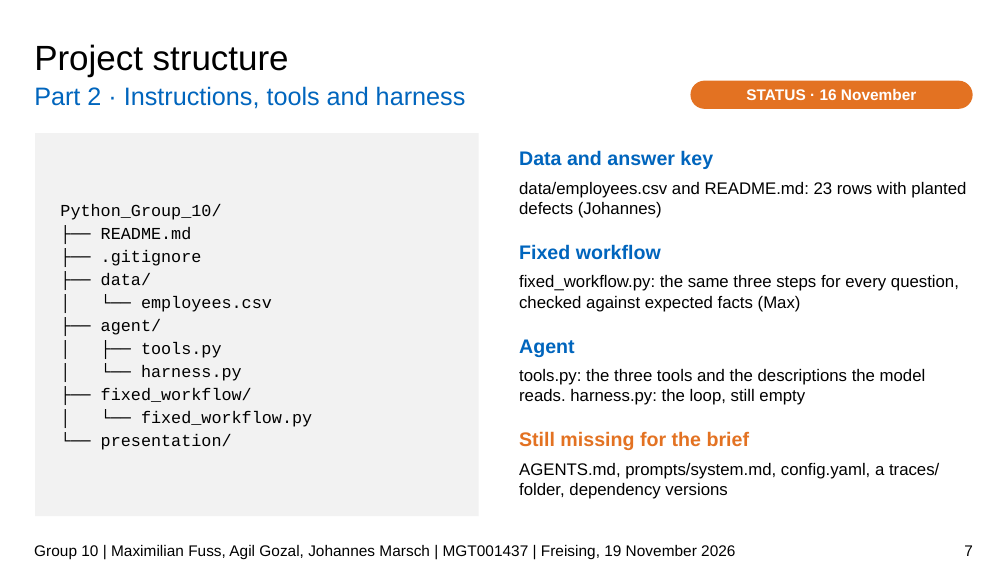
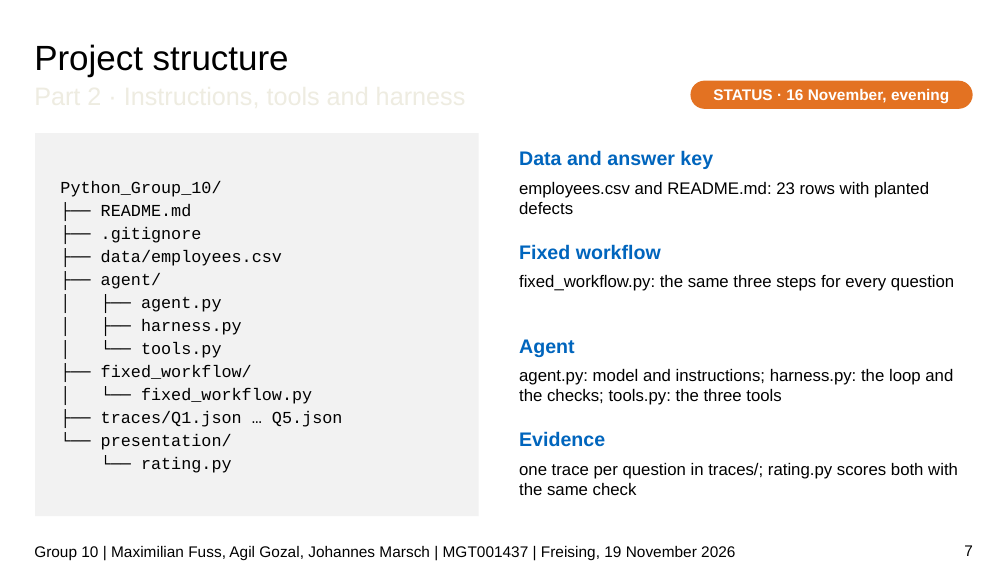
Before and after one commit to JPMarsch/Python_Group_10, a slide deck: slide 7 of presentation/G10_presentation_draft.pptx. Drawn at 1008x567 pixels with LibreOffice and Linux fonts; fonts in the diff are those of the drawing; background and template pictures are left out. Boxes give left, top, right and bottom in pixels: in the first picture for what was removed or moved away, otherwise in the second. Text is boxed around its words. In the diff, an @@ line names an element or a change of style, - is before the commit and + after.

```diff
--- a/presentation/G10_presentation_draft.pptx
+++ b/presentation/G10_presentation_draft.pptx
@@ text "Part 2 · Instructions, tools ..." at box(34, 76, 973, 111): text colour #0065BD to #EEECE1 @@
@@ text in rounded rectangle at box(713, 89, 949, 104): text changed @@
-STATUS · 16 November
+STATUS · 16 November, evening
@@ text at box(519, 182, 929, 214): text changed @@
-data/employees.csv and README.md: 23 rows with planted defects (Johannes)
+employees.csv and README.md: 23 rows with planted defects
@@ text in rectangle at box(101, 250, 282, 266): text changed @@
-├── data/
-│ └── employees.csv
+├── data/employees.csv
@@ text in rectangle at box(141, 297, 242, 358): text changed @@
-│ ├── tools.py
-│ └── harness.py
+│ ├── agent.py
+│ ├── harness.py
+│ └── tools.py
@@ text at box(519, 275, 954, 291): text changed @@
-fixed_workflow.py: the same three steps for every question, checked against expected facts (Max)
+fixed_workflow.py: the same three steps for every question
@@ text at box(519, 369, 953, 405): text changed @@
-tools.py: the three tools and the descriptions the model reads. harness.py: the loop, still empty
+agent.py: model and instructions; harness.py: the loop and the checks; tools.py: the three tools
@@ text in rectangle at box(101, 411, 343, 427): paragraph added @@
+├── traces/Q1.json … Q5.json
@@ text at box(519, 431, 605, 447): text changed; text colour #E37222 to #0065BD @@
-Still missing for the brief
+Evidence
@@ text in rectangle at box(141, 457, 232, 473): paragraph added @@
+└── rating.py
@@ text at box(519, 463, 958, 495): text changed @@
-AGENTS.md, prompts/system.md, config.yaml, a traces/ folder, dependency versions
+one trace per question in traces/; rating.py scores both with the same check
```
Also in this commit, not shown: 15 other slides changed.
